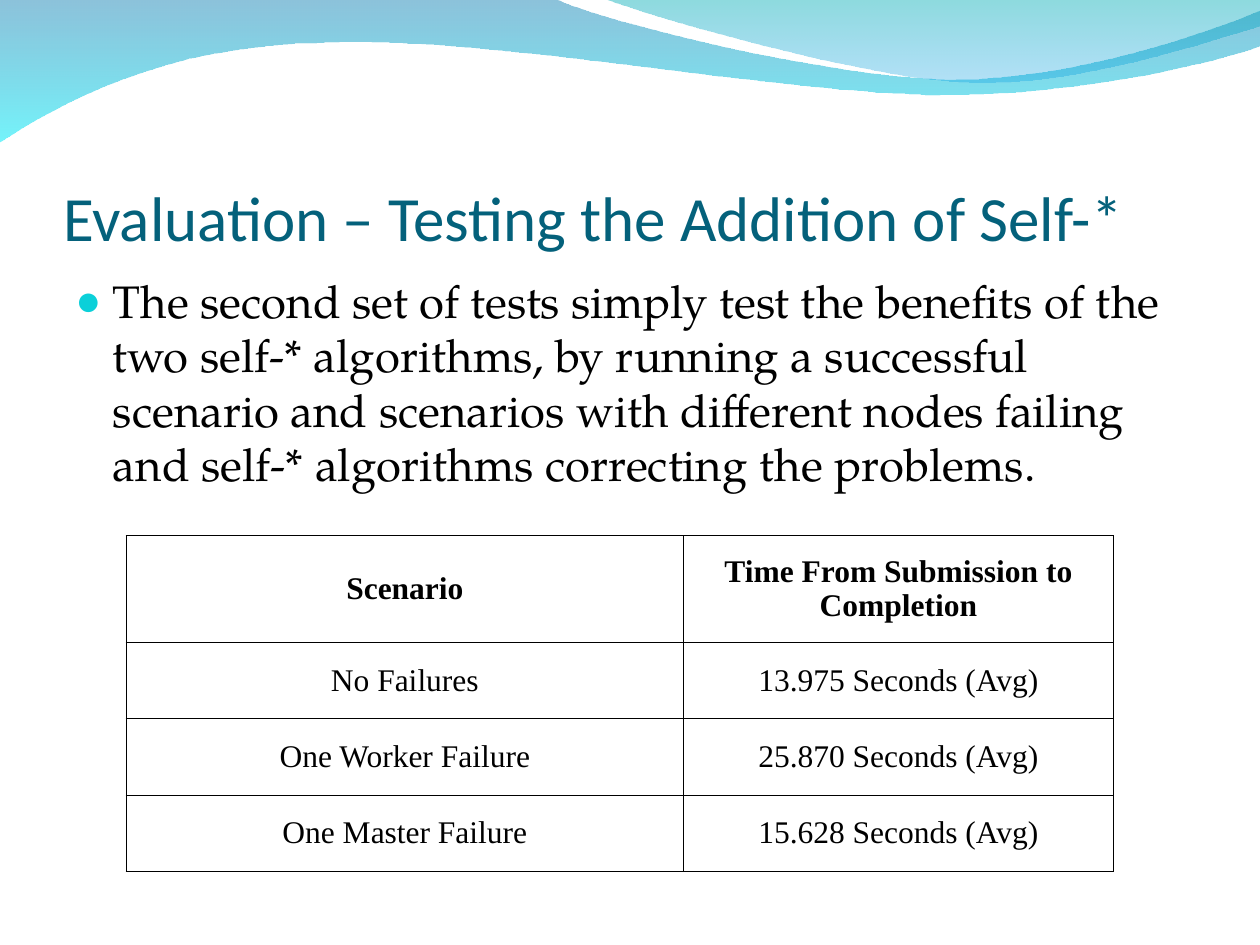
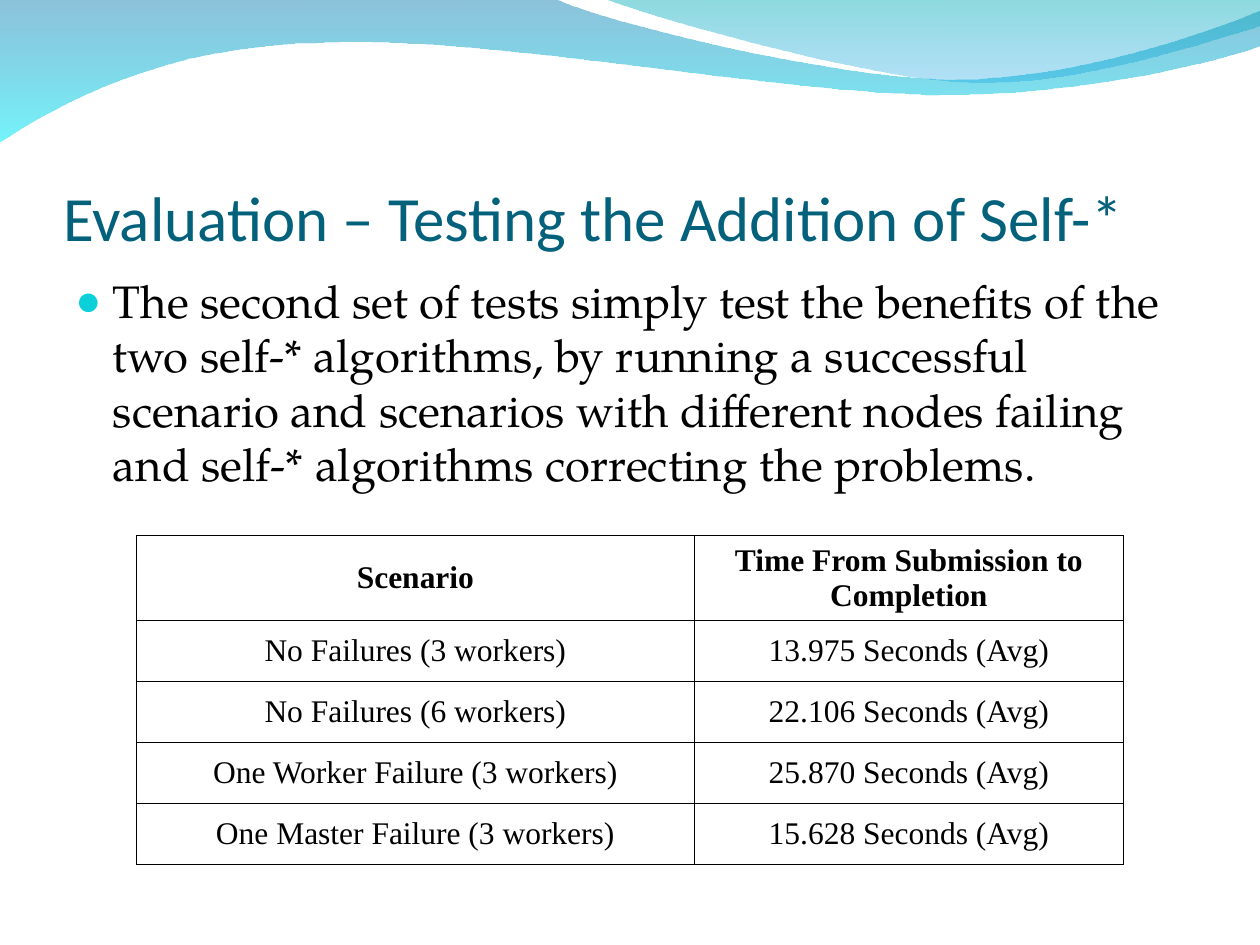
Before and after one commit to osecki/cs647, a slide deck: slide 31 of Documentation/Final Paper and Slides/MapReduce Final Presentation.ppt. Drawn at 1260x945 pixels with LibreOffice and Linux fonts; fonts in the diff are those of the drawing; background and template pictures are left out. Boxes give left, top, right and bottom in pixels: in the first picture for what was removed or moved away, otherwise in the second. Text is boxed around its words. In the diff, an @@ line names an element or a change of style, - is before the commit and + after.

```diff
--- a/Documentation/Final Paper and Slides/MapReduce Final Presentation.ppt
+++ b/Documentation/Final Paper and Slides/MapReduce Final Presentation.ppt
@@ table at (136, 536, 1124, 864) @@
-row 2: No Failures | 13.975 Seconds (Avg)
-row 3: One Worker Failure | 25.870 Seconds (Avg)
-row 4: One Master Failure | 15.628 Seconds (Avg)
+row 2: No Failures (3 workers) | 13.975 Seconds (Avg)
+row 3: No Failures (6 workers) | 22.106 Seconds (Avg)
+row 4: One Worker Failure (3 workers) | 25.870 Seconds (Avg)
+row 5: One Master Failure (3 workers) | 15.628 Seconds (Avg)
@@ table: place and size @@
-table at (126, 536, 1114, 872)
+table at (136, 536, 1124, 864)
```
Also in this commit, not shown: 2 other slides changed, 1 slide added, 1 slide removed.
